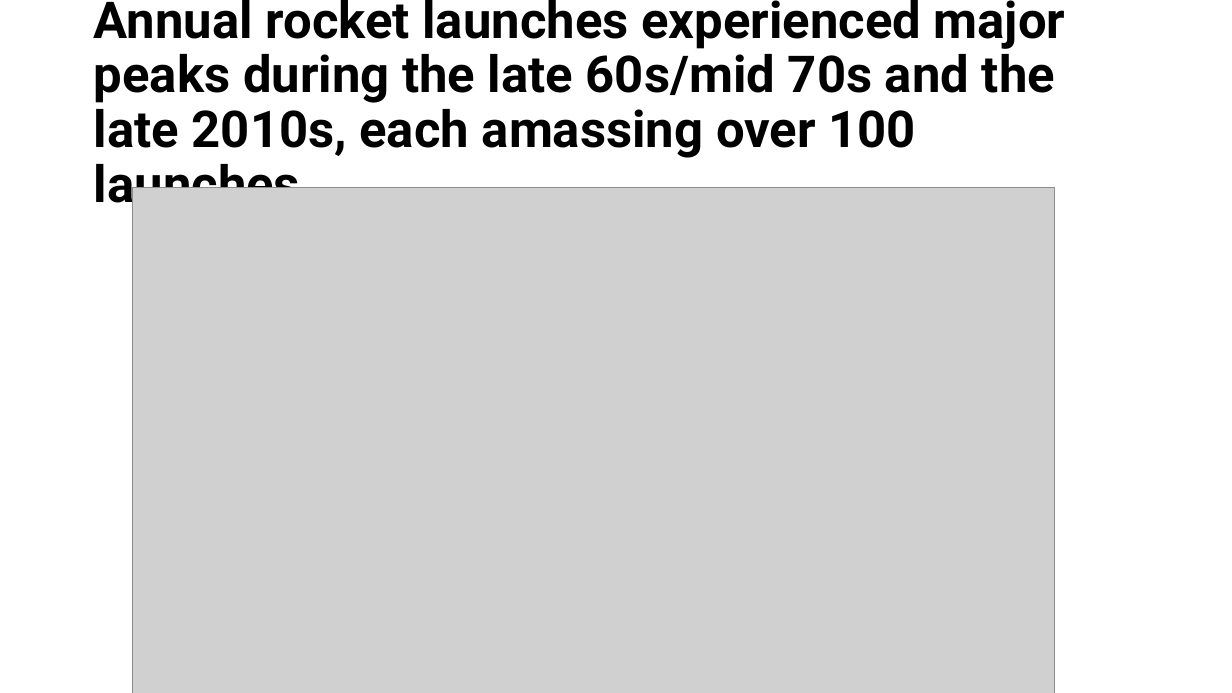
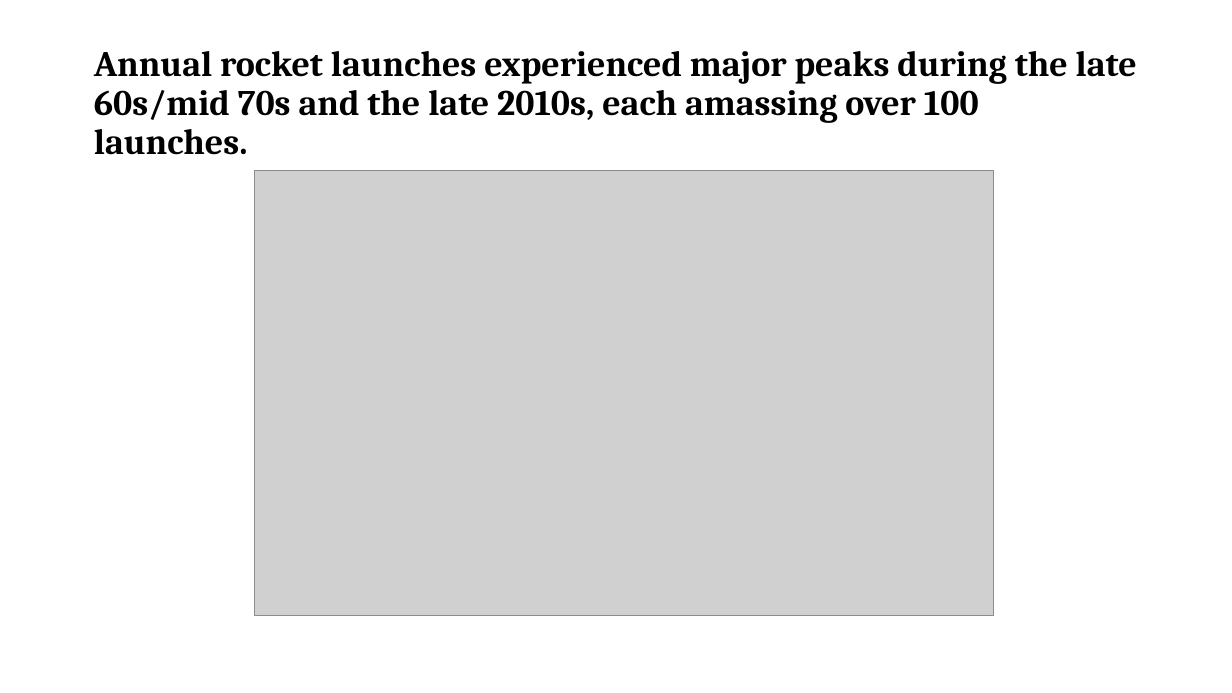
Before and after one commit to CarterFlynt/CarterFlynt.github.io, a slide deck: slide 4 of Space Launches FINAL.pptx. Drawn at 1232x693 pixels with LibreOffice and Linux fonts; fonts in the diff are those of the drawing; grey boxes stand for pictures. Boxes give left, top, right and bottom in pixels: in the first picture for what was removed or moved away, otherwise in the second. Text is boxed around its words. In the diff, an @@ line names an element or a change of style, - is before the commit and + after.

```diff
--- a/Space Launches FINAL.pptx
+++ b/Space Launches FINAL.pptx
@@ title "Annual rocket launches experienced major ..." at box(94, 51, 1137, 155): size 39.6 to 28 pt, font Roboto to Cambria @@
@@ picture: place and size @@
-picture at box(132, 188, 1055, 693)
+picture at box(255, 171, 994, 616)
```
Also in this commit, not shown: 4 other slides changed, 7 other files.
